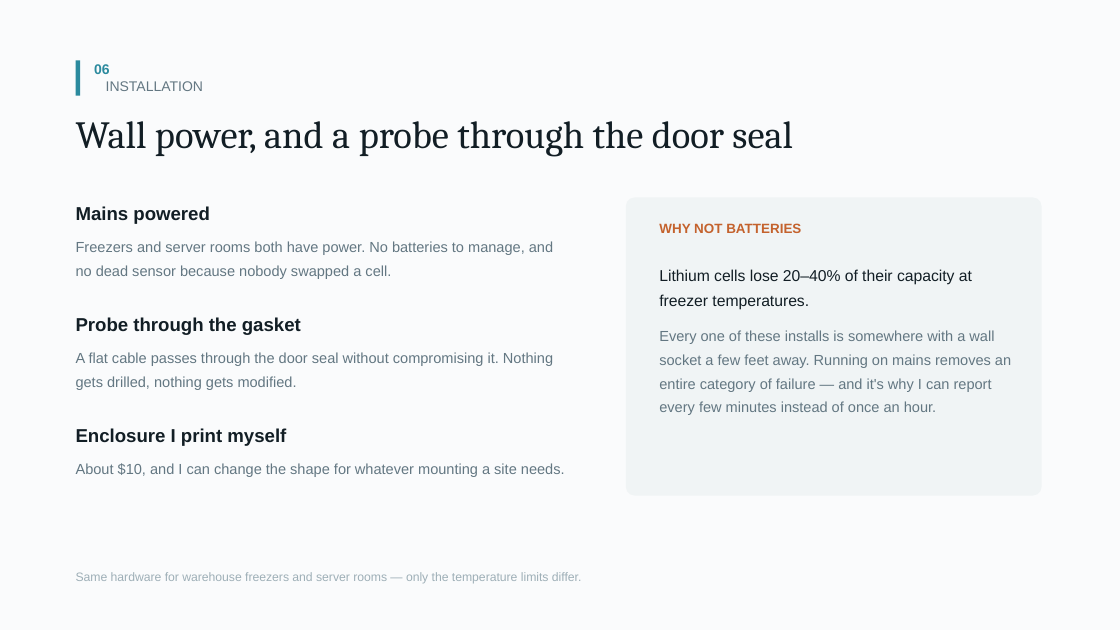
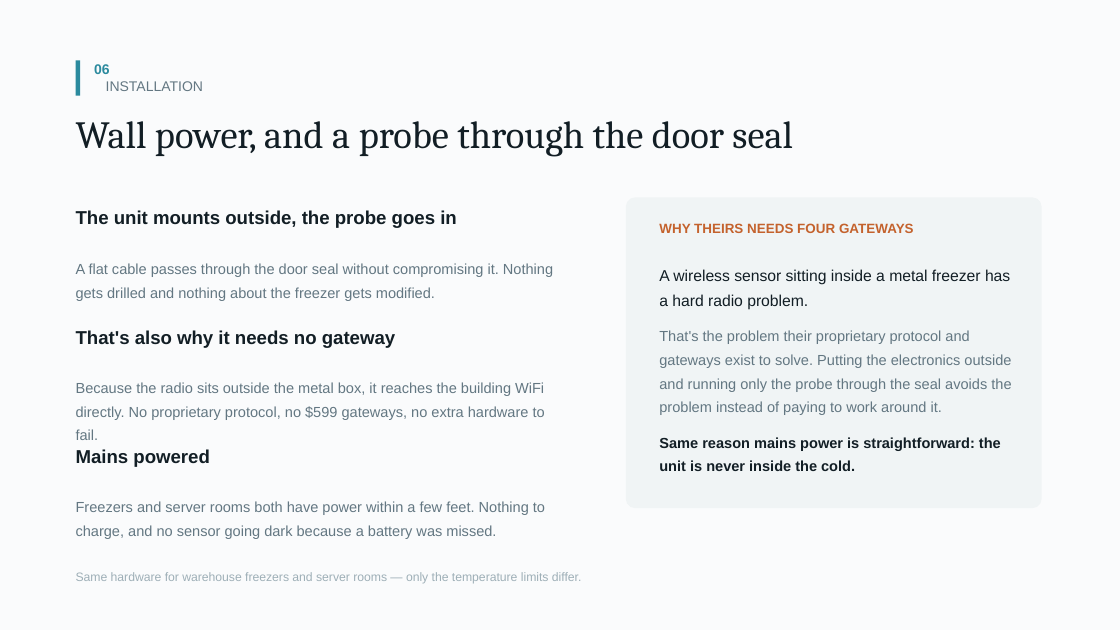
Before and after one commit to jjlavigne/lilygo_temp_sensor_backend, a slide deck: slide 7 of presentation/Fleet-Temperature-Monitoring.pptx. Drawn at 1120x630 pixels with LibreOffice and Linux fonts; fonts in the diff are those of the drawing. Boxes give left, top, right and bottom in pixels: in the first picture for what was removed or moved away, otherwise in the second. Text is boxed around its words. In the diff, an @@ line names an element or a change of style, - is before the commit and + after.

```diff
--- a/presentation/Fleet-Temperature-Monitoring.pptx
+++ b/presentation/Fleet-Temperature-Monitoring.pptx
@@ rounded rectangle: place and size @@
-rounded rectangle at (626, 197, 1042, 496)
+rounded rectangle at (626, 197, 1042, 508)
@@ text added at (76, 210, 457, 228), 16 pt, text #121E25, bold @@
+The unit mounts outside, the probe goes in
@@ text at (659, 223, 914, 233): text changed @@
-WHY NOT BATTERIES
+WHY THEIRS NEEDS FOUR GATEWAYS
@@ text at (76, 263, 553, 301): text changed @@
-A flat cable passes through the door seal without compromising it. Nothing gets drilled, nothing gets modified.
+A flat cable passes through the door seal without compromising it. Nothing gets drilled and nothing about the freezer gets modified.
@@ text removed at (76, 241, 553, 279) @@
-Freezers and server rooms both have power. No batteries to manage, and no dead sensor because nobody swapped a cell.
@@ text at (659, 269, 1011, 471): text changed @@
-Lithium cells lose 20–40% of their capacity at freezer temperatures.
-Every one of these installs is somewhere with a wall socket a few feet away. Running on mains removes an entire category of failure — and it's why I can report every few minutes instead of once an hour.
+A wireless sensor sitting inside a metal freezer has a hard radio problem.
+That's the problem their proprietary protocol and gateways exist to solve. Putting the electronics outside and running only the probe through the seal avoids the problem instead of paying to work around it.
+Same reason mains power is straightforward: the unit is never inside the cold.
@@ text at (76, 330, 395, 348): text changed @@
-Probe through the gasket
+That's also why it needs no gateway
@@ text added at (76, 382, 545, 440), 12.5 pt, text #637782 @@
+Because the radio sits outside the metal box, it reaches the building WiFi directly. No proprietary protocol, no $599 gateways, no extra hardware to fail.
@@ text "Mains powered": place and size @@
-text "Mains powered" at (76, 206, 210, 224)
+text "Mains powered" at (76, 449, 210, 467)
@@ text "Mains powered" at (76, 449, 210, 467): line spacing 1 to 1.2 @@
@@ text removed at (76, 427, 286, 446) @@
-Enclosure I print myself
@@ text at (76, 501, 545, 539): text changed @@
-About $10, and I can change the shape for whatever mounting a site needs.
+Freezers and server rooms both have power within a few feet. Nothing to charge, and no sensor going dark because a battery was missed.
```
Also in this commit, not shown: 3 other slides changed, 1 other file.
